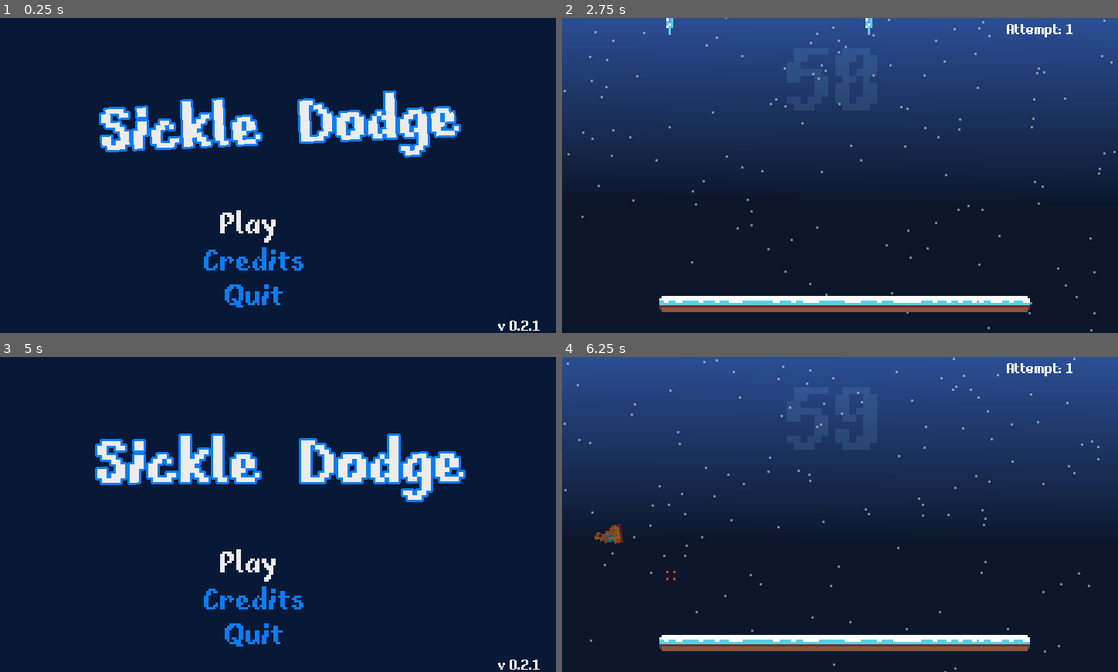
Above: before the commit, frames 1-4 (two rows, left to right).
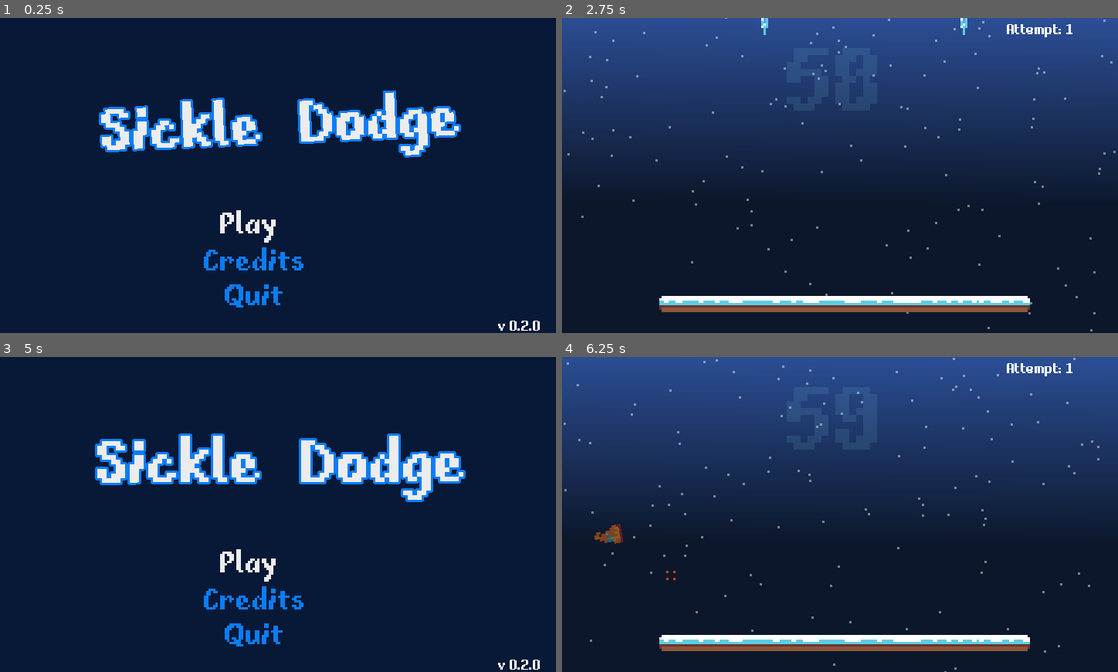
Above: after the commit, the same moments.

Repository: sugarvoid/winter-break-jam
Game: Godot game, scene res://game/menu/title_menu.tscn
Two runs of this game, one before a commit and one after it. Both use one fixed random seed, a clock stepped at 60 frames per second and the inputs below. Sound files missing from this copy of the repository are replaced by a short silence.
Inputs (mouse positions are in pixels of both pictures, inside the frame that each line leads up to):
- Up to frame 1 (0.25 s): no input
- Up to frame 2 (2.75 s): click (934, 128) at 0.5 s; tap Enter (ui_accept) at 1.25 s; hold W (jump) 1.28-2.03 s; hold D (move_right) from 1.28 s (still down); tap W (jump) at 2.1, 2.27, 2.57 s
- Up to frame 3 (5 s): release D (move_right) at 2.78 s; hold A (move_left) 2.78-3.53 s; hold W (jump) 2.78-3.53 s; hold D (move_right) from 3.53 s (still down); tap W (jump) at 3.6, 3.77, 4.07 s; hold W (jump) from 4.28 s (still down); tap Escape (ui_cancel) at 4.9 s
- Up to frame 4 (6.25 s): release D (move_right) at 5 s; release W (jump) at 5 s; click (934, 467) at 5 s; hold A (move_left) from 5.78 s (still down); tap W (jump) at 5.85, 6.02 s

The runs differ from the first frame. In frame 1, less than 0.1% of the frame differs, in the area x 95-98%, y 96-100%; in frame 2, 0.2%, in the area x 18-73%, y 0-6%; in frame 3, less than 0.1%; in frame 4, nothing differs.

Commit message:
Adjust object positions

Diff:
--- a/game/danger_object/wave/sickle_wave_left_all.tscn
+++ b/game/danger_object/wave/sickle_wave_left_all.tscn
@@ -5,50 +5,30 @@
 
 [node name="SWLeftAll" instance=ExtResource( 1 )]
 
-[node name="IceSickle2" parent="Hazards" index="0" instance=ExtResource( 2 )]
-position = Vector2( -18, 15 )
+[node name="IceSickle3" parent="Hazards" index="0" instance=ExtResource( 2 )]
+position = Vector2( -76, 31 )
 rotation_d = 0
 
-[node name="IceSickle3" parent="Hazards" index="1" instance=ExtResource( 2 )]
-position = Vector2( -18, 37 )
+[node name="IceSickle4" parent="Hazards" index="1" instance=ExtResource( 2 )]
+position = Vector2( -76, 56 )
 rotation_d = 0
 
-[node name="IceSickle4" parent="Hazards" index="2" instance=ExtResource( 2 )]
-position = Vector2( -18, 57 )
+[node name="IceSickle5" parent="Hazards" index="2" instance=ExtResource( 2 )]
+position = Vector2( -19, 90 )
 rotation_d = 0
 
-[node name="IceSickle5" parent="Hazards" index="3" instance=ExtResource( 2 )]
-position = Vector2( -87, 113 )
+[node name="IceSickle7" parent="Hazards" index="3" instance=ExtResource( 2 )]
+position = Vector2( -193, 31 )
 rotation_d = 0
 
-[node name="IceSickle6" parent="Hazards" index="4" instance=ExtResource( 2 )]
-position = Vector2( -135, 15 )
+[node name="IceSickle8" parent="Hazards" index="4" instance=ExtResource( 2 )]
+position = Vector2( -193, 56 )
 rotation_d = 0
 
-[node name="IceSickle7" parent="Hazards" index="5" instance=ExtResource( 2 )]
-position = Vector2( -135, 37 )
+[node name="IceSickle9" parent="Hazards" index="5" instance=ExtResource( 2 )]
+position = Vector2( -136, 100 )
 rotation_d = 0
 
-[node name="IceSickle8" parent="Hazards" index="6" instance=ExtResource( 2 )]
-position = Vector2( -135, 57 )
+[node name="IceSickle13" parent="Hazards" index="6" instance=ExtResource( 2 )]
+position = Vector2( -277, 94 )
 rotation_d = 0
-
-[node name="IceSickle9" parent="Hazards" index="7" instance=ExtResource( 2 )]
-position = Vector2( -204, 113 )
-rotation_d = 0
-
-[node name="IceSickle10" parent="Hazards" index="8" instance=ExtResource( 2 )]
-position = Vector2( -283, 15 )
-rotation_d = 0
-
-[node name="IceSickle11" parent="Hazards" index="9" instance=ExtResource( 2 )]
-position = Vector2( -283, 37 )
-rotation_d = 0
-
-[node name="IceSickle12" parent="Hazards" index="10" instance=ExtResource( 2 )]
-position = Vector2( -283, 57 )
-rotation_d = 0
-
-[node name="IceSickle13" parent="Hazards" index="11" instance=ExtResource( 2 )]
-position = Vector2( -352, 113 )
-rotation_d = 0
--- a/game/danger_object/wave/sickle_wave_right_top.tscn
+++ b/game/danger_object/wave/sickle_wave_right_top.tscn
@@ -6,29 +6,29 @@
 [node name="SickleWaveRightTop" instance=ExtResource( 2 )]
 
 [node name="IceSickle" parent="Hazards" index="0" instance=ExtResource( 1 )]
-position = Vector2( 253, 26 )
+position = Vector2( 253, 28 )
 rotation_d = 180
 
 [node name="IceSickle2" parent="Hazards" index="1" instance=ExtResource( 1 )]
-position = Vector2( 353, 106 )
+position = Vector2( 347, 103 )
 rotation_d = 180
 
 [node name="IceSickle3" parent="Hazards" index="2" instance=ExtResource( 1 )]
-position = Vector2( 540, 106 )
+position = Vector2( 537, 60 )
 rotation_d = 180
 
 [node name="IceSickle4" parent="Hazards" index="3" instance=ExtResource( 1 )]
-position = Vector2( 254, 75 )
+position = Vector2( 254, 77 )
 rotation_d = 180
 
 [node name="IceSickle5" parent="Hazards" index="4" instance=ExtResource( 1 )]
-position = Vector2( 351, 55 )
+position = Vector2( 345, 52 )
 rotation_d = 180
 
 [node name="IceSickle7" parent="Hazards" index="5" instance=ExtResource( 1 )]
-position = Vector2( 441, 85 )
+position = Vector2( 436, 81 )
 rotation_d = 180
 
 [node name="IceSickle6" parent="Hazards" index="6" instance=ExtResource( 1 )]
-position = Vector2( 441, 34 )
+position = Vector2( 436, 30 )
 rotation_d = 180
--- a/game/danger_object/wave/sickle_wave_top_all.tscn
+++ b/game/danger_object/wave/sickle_wave_top_all.tscn
@@ -9,49 +9,41 @@
 }
 
 [node name="IceSickle2" parent="Hazards" index="0" instance=ExtResource( 2 )]
-position = Vector2( 55, -124 )
+position = Vector2( 96, -124 )
 rotation_d = 90
 
 [node name="IceSickle6" parent="Hazards" index="1" instance=ExtResource( 2 )]
-position = Vector2( 107, -12 )
+position = Vector2( 122, -12 )
 rotation_d = 90
 
 [node name="IceSickle19" parent="Hazards" index="2" instance=ExtResource( 2 )]
-position = Vector2( 139, -153 )
+position = Vector2( 122, -193 )
 rotation_d = 90
 
 [node name="IceSickle20" parent="Hazards" index="3" instance=ExtResource( 2 )]
-position = Vector2( 141, -129 )
+position = Vector2( 182, -129 )
 rotation_d = 90
 
 [node name="IceSickle24" parent="Hazards" index="4" instance=ExtResource( 2 )]
-position = Vector2( 17, -271 )
+position = Vector2( 51, -271 )
 rotation_d = 90
 
 [node name="IceSickle25" parent="Hazards" index="5" instance=ExtResource( 2 )]
-position = Vector2( 104, -270 )
+position = Vector2( 138, -270 )
 rotation_d = 90
 
 [node name="IceSickle21" parent="Hazards" index="6" instance=ExtResource( 2 )]
-position = Vector2( 26, -13 )
+position = Vector2( 41, -13 )
 rotation_d = 90
 
 [node name="IceSickle22" parent="Hazards" index="7" instance=ExtResource( 2 )]
-position = Vector2( 183, -14 )
+position = Vector2( 198, -14 )
 rotation_d = 90
 
 [node name="IceSickle23" parent="Hazards" index="8" instance=ExtResource( 2 )]
-position = Vector2( 54, -153 )
+position = Vector2( 37, -193 )
 rotation_d = 90
 
-[node name="IceSickle28" parent="Hazards" index="9" instance=ExtResource( 2 )]
-position = Vector2( 220, -129 )
+[node name="IceSickle29" parent="Hazards" index="9" instance=ExtResource( 2 )]
+position = Vector2( 222, -270 )
 rotation_d = 90
-
-[node name="IceSickle29" parent="Hazards" index="10" instance=ExtResource( 2 )]
-position = Vector2( 188, -270 )
-rotation_d = 90
-
-[node name="IceSickle30" parent="Hazards" index="11" instance=ExtResource( 2 )]
-position = Vector2( 220, -152 )
-rotation_d = 90
--- a/game/danger_object/wave/sickle_wave_top_left.tscn
+++ b/game/danger_object/wave/sickle_wave_top_left.tscn
@@ -6,33 +6,33 @@
 [node name="SWTopLeft" instance=ExtResource( 1 )]
 
 [node name="IceSickle" parent="Hazards" index="0" instance=ExtResource( 2 )]
-position = Vector2( 46, -17 )
+position = Vector2( 87, -17 )
 rotation_d = 90
 
 [node name="IceSickle2" parent="Hazards" index="1" instance=ExtResource( 2 )]
-position = Vector2( 67, -133 )
+position = Vector2( 56, -133 )
 rotation_d = 90
 
 [node name="IceSickle3" parent="Hazards" index="2" instance=ExtResource( 2 )]
-position = Vector2( 111, -132 )
+position = Vector2( 141, -132 )
 rotation_d = 90
 
 [node name="IceSickle4" parent="Hazards" index="3" instance=ExtResource( 2 )]
-position = Vector2( 132, -17 )
+position = Vector2( 173, -17 )
 rotation_d = 90
 
 [node name="IceSickle5" parent="Hazards" index="4" instance=ExtResource( 2 )]
-position = Vector2( 45, -36 )
+position = Vector2( 56, -58 )
 rotation_d = 90
 
 [node name="IceSickle6" parent="Hazards" index="5" instance=ExtResource( 2 )]
-position = Vector2( 45, -163 )
+position = Vector2( 85, -185 )
 rotation_d = 90
 
 [node name="IceSickle7" parent="Hazards" index="6" instance=ExtResource( 2 )]
-position = Vector2( 130, -162 )
+position = Vector2( 170, -184 )
 rotation_d = 90
 
 [node name="IceSickle8" parent="Hazards" index="7" instance=ExtResource( 2 )]
-position = Vector2( 131, -36 )
+position = Vector2( 142, -58 )
 rotation_d = 90
--- a/game/game.gd
+++ b/game/game.gd
@@ -56,6 +56,8 @@
 func _input(event):
 	if event.is_action_released("ui_cancel"):
 		get_tree().change_scene("res://game/menu/title_menu.tscn")
+	if event.is_action_released("mute"):
+		background_music._set_playing(!background_music.playing)
 	if self.is_game_over:
 		if event.is_action_released("jump"):
 			self._restart_game()
--- a/game/manager/hazard_manager/hazard_manager.gd
+++ b/game/manager/hazard_manager/hazard_manager.gd
@@ -72,25 +72,25 @@
 		2:
 			_spawn_wave(p_SWTopLeft, 100)
 		4:
-			_spawn_wave(p_SWTopRight, 80)
+			_spawn_wave(p_SWTopRight, 100)
 		6:
-			_spawn_wave(p_SWLeftBottom, 120)
+			_spawn_wave(p_SWLeftBottom, 100)
 		8:
-			_spawn_wave(p_SWLeftAll, 130)
+			_spawn_wave(p_SWLeftAll, 100)
 		10:
-			_spawn_wave(p_SWLeftTop, 80)
+			_spawn_wave(p_SWLeftTop, 100)
 		12:
 			pass
 		14:
 			_stop_timers()
 		16:
 			start_timers()
-			_spawn_wave(p_SWTopRight, 150)
+			_spawn_wave(p_SWTopRight, 100)
 			_spawn_wave(p_SWLeftBottom, 100)
 		18:
 			_spawn_wave(p_SWTopAll, 120)
 		20:
-			_spawn_wave(p_SWTopLeft, 200)
+			_spawn_wave(p_SWTopLeft, 150)
 		22:
 			_spawn_wave(p_SWLeftBottom, 180)
 		24:
@@ -98,11 +98,11 @@
 		26:
 			_spawn_wave(p_SWTopAll, 110)
 		28:
-			_spawn_wave(p_SWRightTop)
+			_spawn_wave(p_SWRightTop, 80)
 		30:
-			_spawn_wave(p_SWLeftAll)
+			_spawn_wave(p_SWLeftAll, 150)
 		32:
-			_spawn_wave(p_SWTopAll, 70)
+			_spawn_wave(p_SWTopAll, 100)
 		34:
 			pass
 			#_spawn_wave(p_SWTopAll, 90)
--- a/game/menu/title_menu.tscn
+++ b/game/menu/title_menu.tscn
@@ -95,7 +95,7 @@
 margin_bottom = 144.0
 rect_scale = Vector2( 0.5, 0.5 )
 custom_fonts/font = SubResource( 5 )
-text = "v 0.2.1"
+text = "v 0.2.0"
 
 [node name="Options" type="Control" parent="."]
 
@@ -176,16 +176,6 @@
 Iced Village by TAD(CC BY 4.0)"
 align = 1
 
-[node name="Label2" type="Label" parent="Credits/ColorRect"]
-margin_left = -2.0
-margin_top = 2.0
-margin_right = 94.0
-margin_bottom = 49.0
-rect_scale = Vector2( 0.17, 0.17 )
-custom_fonts/font = SubResource( 4 )
-text = "ESC"
-align = 1
-
 [node name="AudioStreamPlayer" type="AudioStreamPlayer" parent="."]
 stream = ExtResource( 3 )
 volume_db = -10.0
--- a/game/player/player.gd
+++ b/game/player/player.gd
@@ -19,18 +19,11 @@
 var velocity: Vector2 = Vector2.ZERO
 var speed: float =  130.0
 var acceleration: float = 0.2
-
-# TODO: Add two types of friction 1.0 for normal and 0.03 for "on ice"
 var friction: float = 0.1
 var gravity: float = 1200.0
 var horizontal_direction: int
-
-
-
 var jump_timer = 0
-export var max_jump_time = 0.3
-
-
+var max_jump_time = 0.3
 var is_freezable: bool = true
 var jumps: int = 0
 var jump_strength: float =  350.0
--- a/project.godot
+++ b/project.godot
@@ -164,6 +164,11 @@
 , Object(InputEventJoypadButton,"resource_local_to_scene":false,"resource_name":"","device":0,"button_index":0,"pressure":0.0,"pressed":false,"script":null)
  ]
 }
+mute={
+"deadzone": 0.5,
+"events": [ Object(InputEventKey,"resource_local_to_scene":false,"resource_name":"","device":0,"alt":false,"shift":false,"control":false,"meta":false,"command":false,"pressed":false,"scancode":0,"physical_scancode":77,"unicode":0,"echo":false,"script":null)
+ ]
+}
 
 [layer_names]
 
